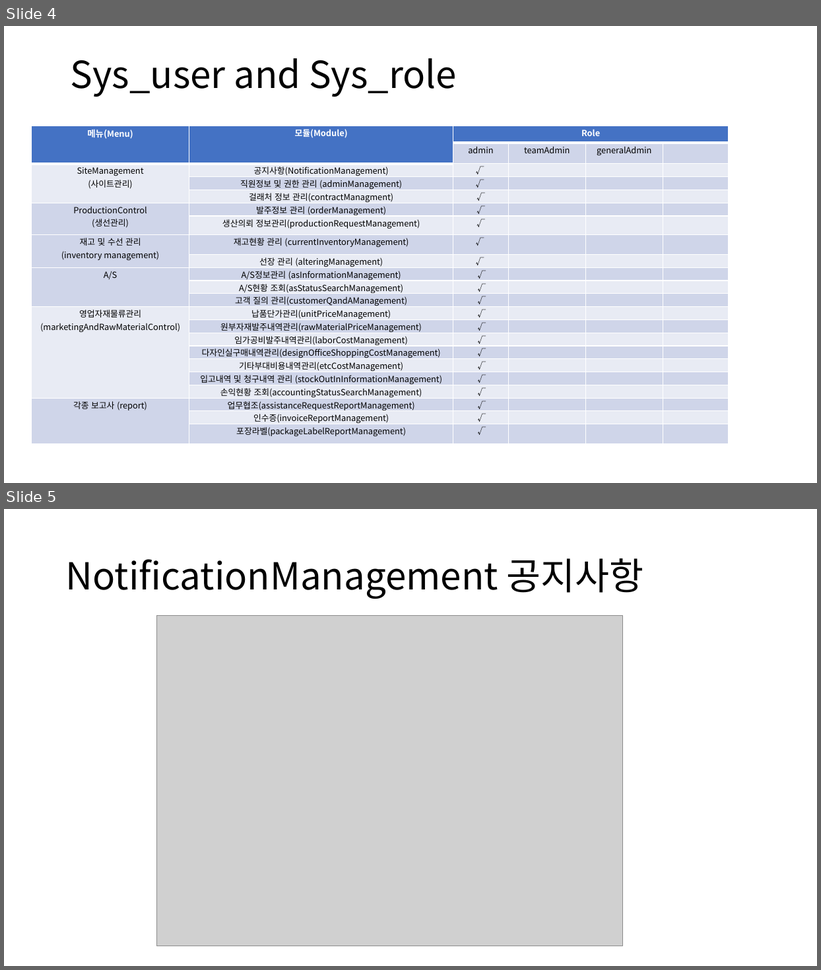
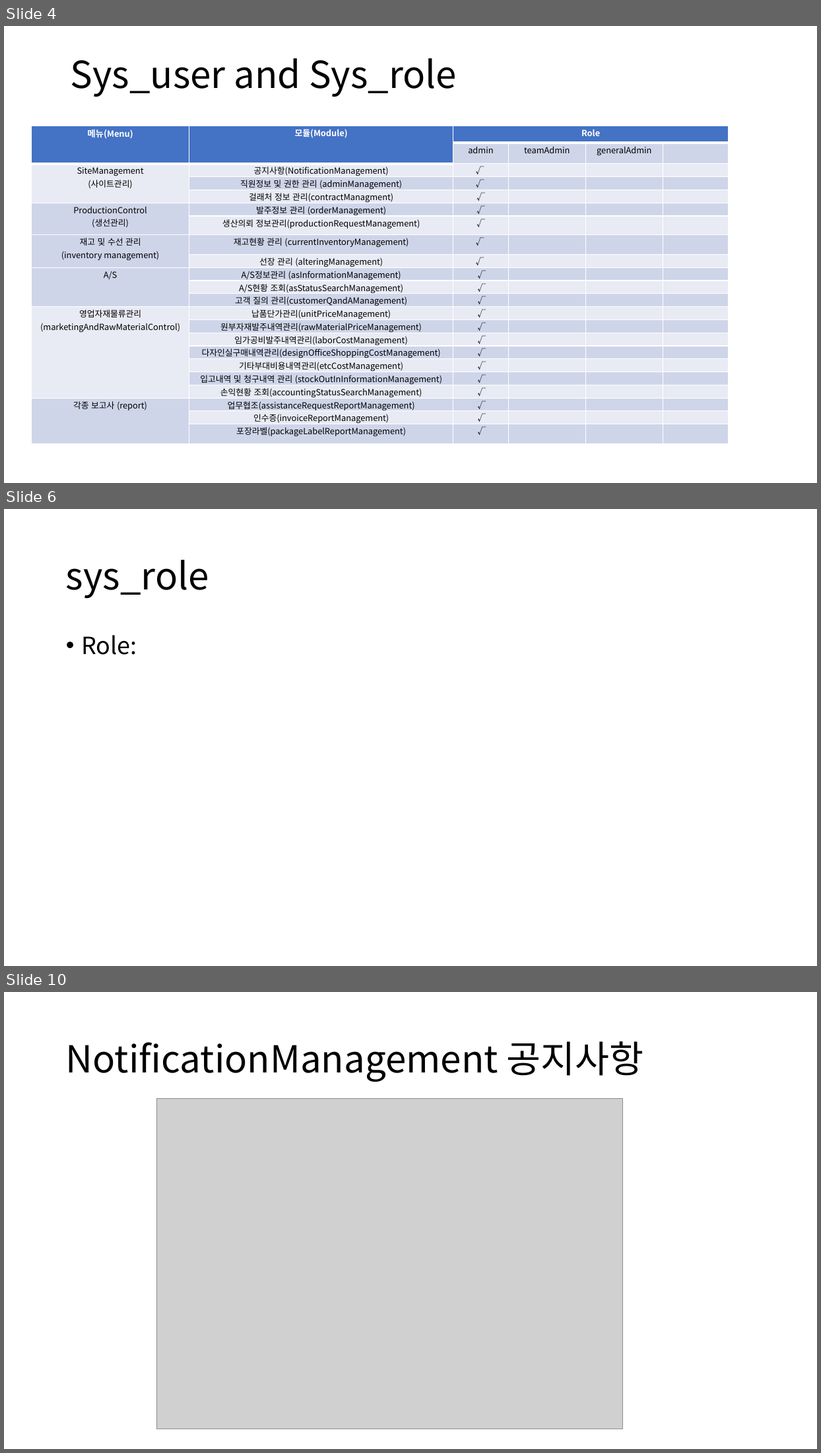
Before and after one commit to JueyingLee/kor-erp-front-public, a slide deck: documents/MiryVison-FunctionAnalysis.pptx. Shown one above the other, each under a label of ours: slides 4 and 5 before the commit, slides 4, 6 and 10 after it; the slides between them are not shown. The pictures are 821x970 and 821x1453 pixels, drawn with LibreOffice and Linux fonts; fonts in the diff are those of the drawing; grey boxes stand for pictures. Boxes give left, top, right and bottom in pixels: in the first picture for what was removed or moved away, otherwise in the second. Text is boxed around its words. In the diff, an @@ line names an element or a change of style, - is before the commit and + after.

```diff
--- a/documents/MiryVison-FunctionAnalysis.pptx
+++ b/documents/MiryVison-FunctionAnalysis.pptx
@@ slide 6 added at [4,509,817,966], background #FFFFFF @@
@@ title added at [66,560,209,599], 44 pt, text #000000 @@
+sys_role
@@ text added at [81,635,137,655], 28 pt, text #000000 @@
+• Role:
@@ what was slide 5 is now slide 10 @@
```
Also in this commit, not shown: 4 other slides added, 1 other file.
